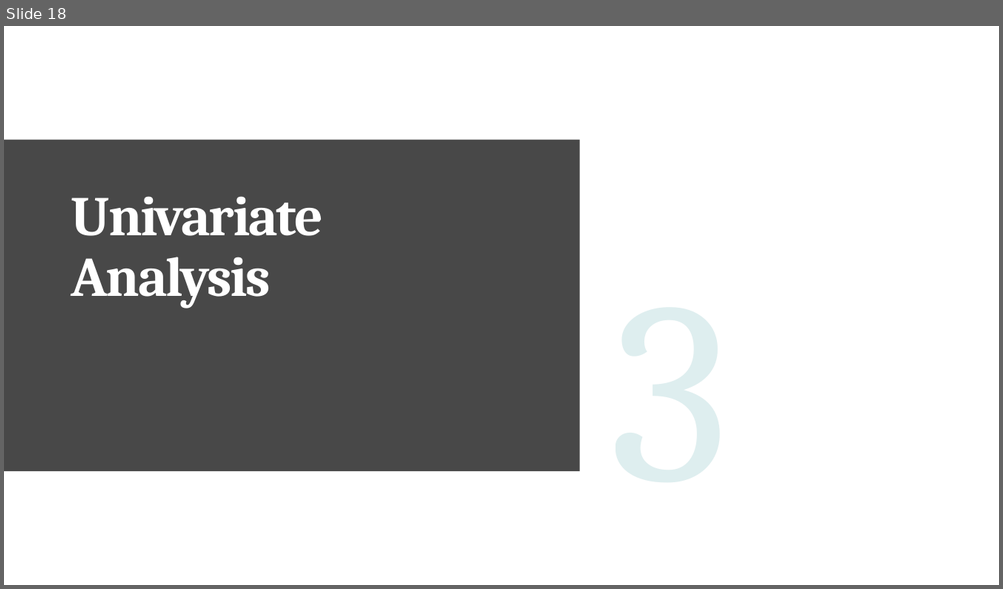
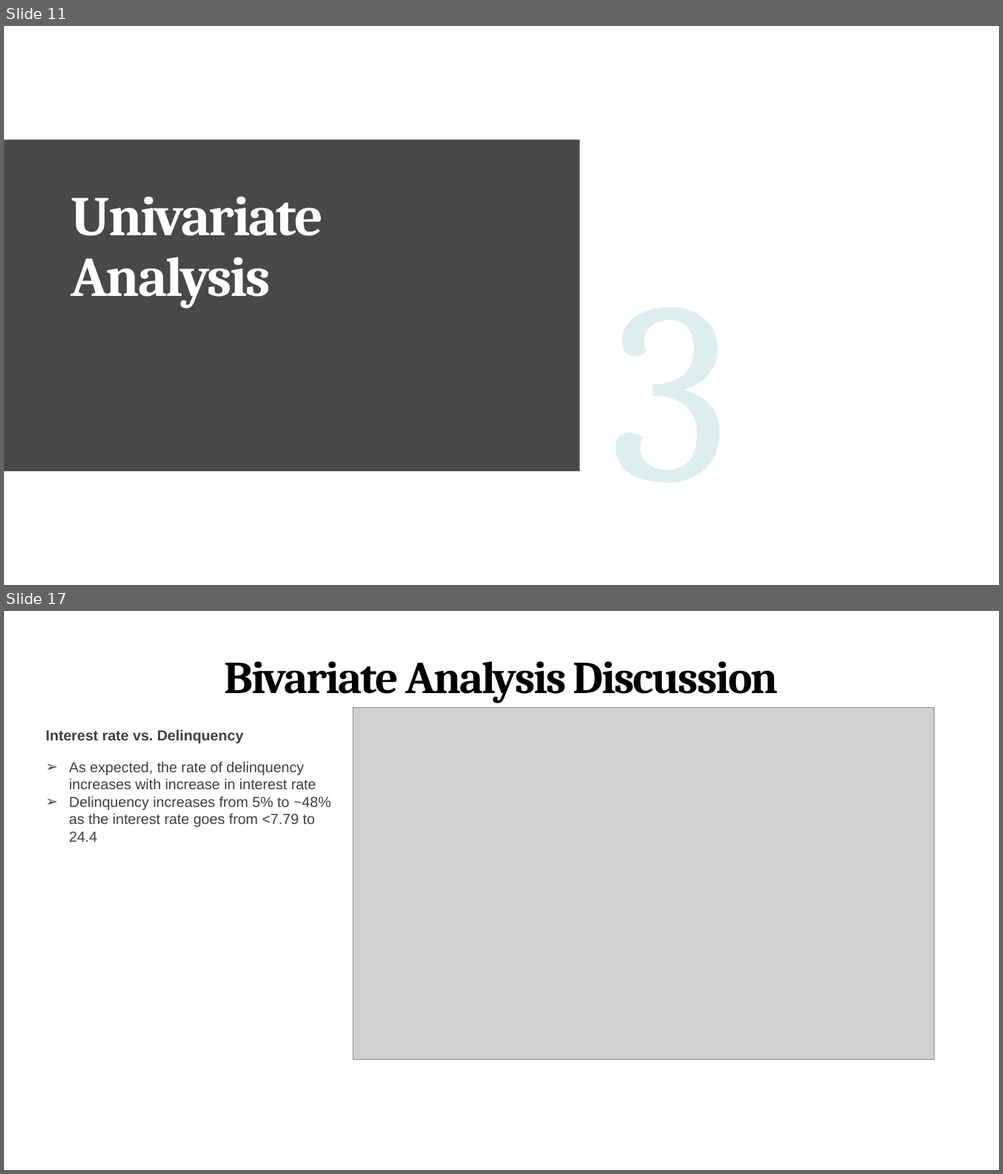
Before and after one commit to pjsurve/Lending-club-case-study, a slide deck: Lending Club Case Study - Upgrad (1).pptx. Shown one above the other, each under a label of ours: slide 18 before the commit, slides 11 and 17 after it; the slides between them are not shown. The pictures are 1003x589 and 1003x1174 pixels, drawn with LibreOffice and Linux fonts; fonts in the diff are those of the drawing; grey boxes stand for pictures. Boxes give left, top, right and bottom in pixels: in the first picture for what was removed or moved away, otherwise in the second. Text is boxed around its words. In the diff, an @@ line names an element or a change of style, - is before the commit and + after.

```diff
--- a/Lending Club Case Study - Upgrad (1).pptx
+++ b/Lending Club Case Study - Upgrad (1).pptx
@@ slide 17 added at [4, 611, 999, 1170], background #FFFFFF @@
@@ title added at [225, 661, 778, 703], 44 pt, text #000000, bold @@
+Bivariate Analysis Discussion
@@ picture added at [353, 707, 934, 1059] @@
@@ text added at [45, 729, 244, 743], 14 pt, text #3F3F3F, bold @@
+Interest rate vs. Delinquency
@@ text added at [69, 761, 331, 842], 14 pt, text #3F3F3F @@
+➢ As expected, the rate of delinquency increases with increase in interest rate
+➢ Delinquency increases from 5% to ~48% as the interest rate goes from <7.79 to 24.4
@@ what was slide 18 is now slide 11 @@
```
Also in this commit, not shown: 7 slides changed, 4 other slides added, 1 slide removed, 1 other file.
